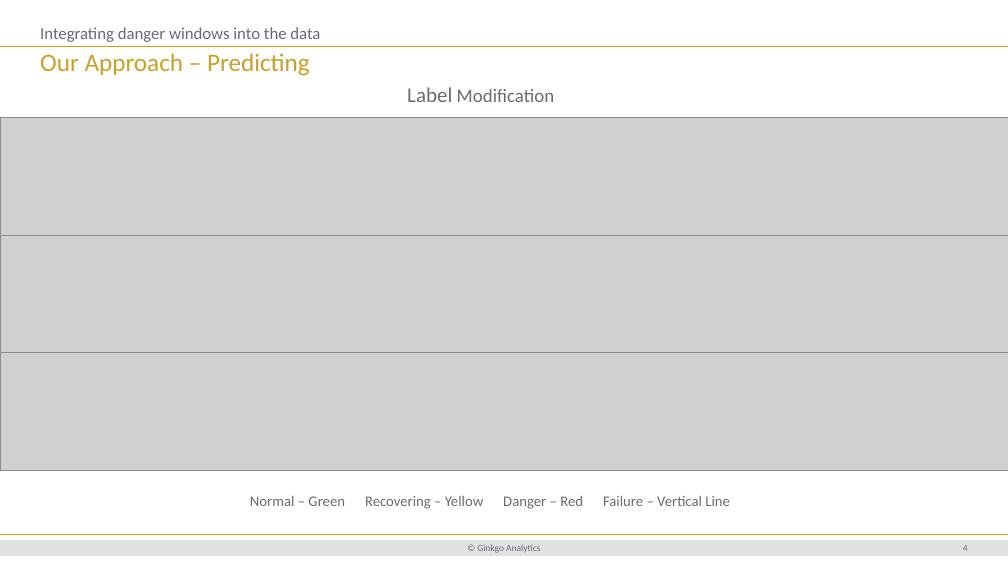
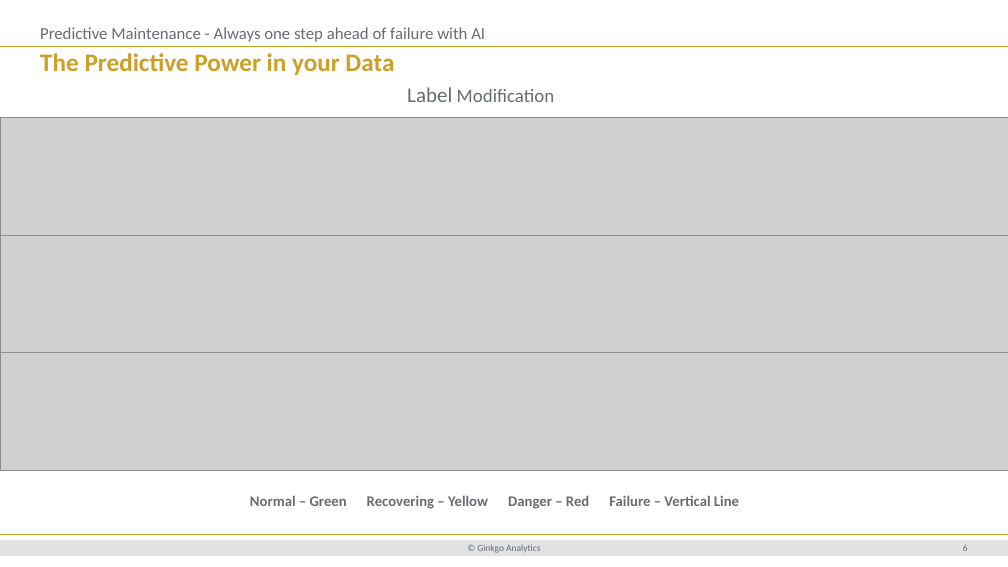
Before and after one commit to LukasKaspras/ginkgo_datacase_interview, a slide deck: slide 6 of reports/ds_presentation.pptx (slide 4 before the commit). Drawn at 1008x567 pixels with LibreOffice and Linux fonts; fonts in the diff are those of the drawing; grey boxes stand for pictures; background and template pictures are left out. Boxes give left, top, right and bottom in pixels: in the first picture for what was removed or moved away, otherwise in the second. Text is boxed around its words. In the diff, an @@ line names an element or a change of style, - is before the commit and + after.

```diff
--- a/reports/ds_presentation.pptx
+++ b/reports/ds_presentation.pptx
@@ text at (x1=40, y1=27, x2=485, y2=42): text changed @@
-Integrating danger windows into the data
+Predictive Maintenance - Always one step ahead of failure with AI
@@ title at (x1=40, y1=53, x2=394, y2=75): text changed; bold on @@
-Our Approach – Predicting
+The Predictive Power in your Data
@@ text "Normal – Green Recovering – ..." at (x1=250, y1=495, x2=739, y2=509): bold on @@
```
Also in this commit, not shown: 7 other slides changed, 3 slides added, 1 slide removed, 1 other file.
